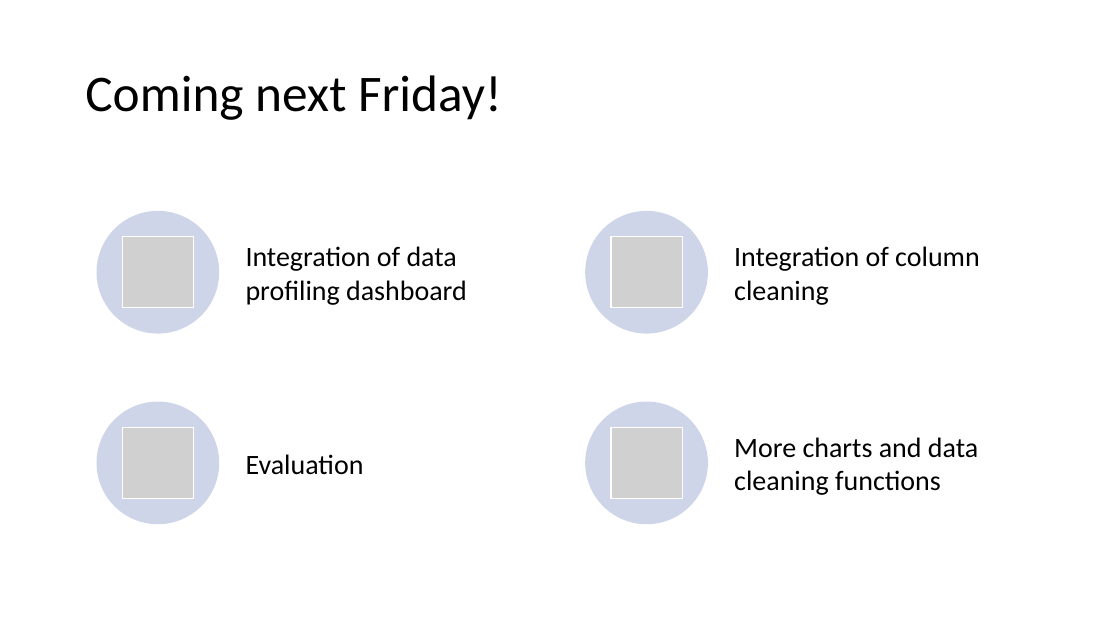
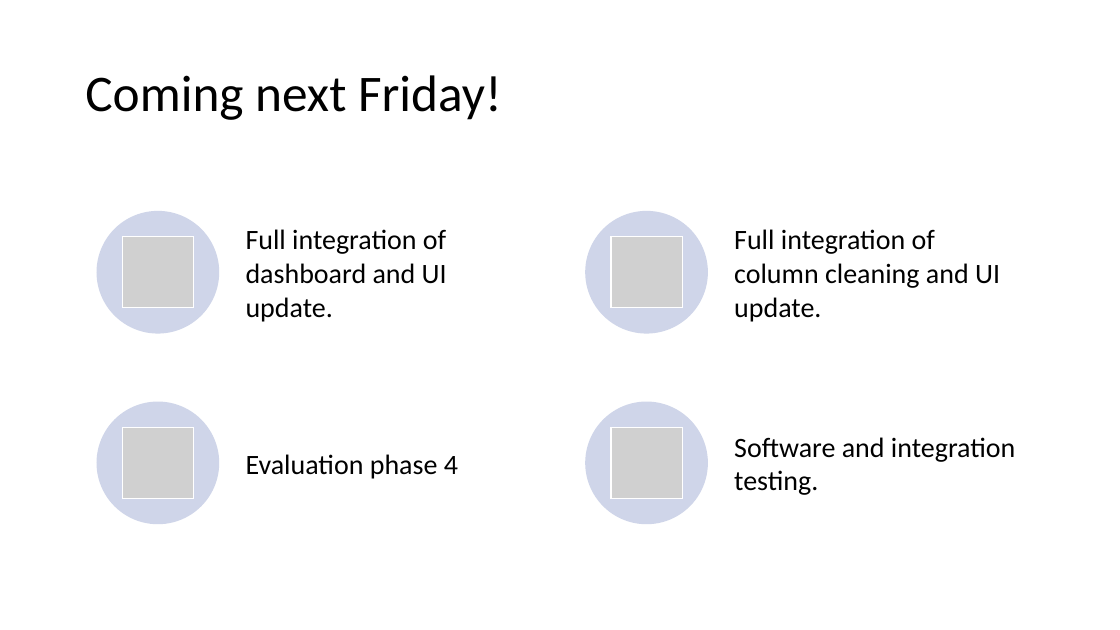
Before and after one commit to SeanMcCrossanTUD/TUD-Group-Project, a slide deck: slide 4 of Project supporting Artifacts/Friday Presentations/presentation_Friday 10th.pptx. Drawn at 1120x630 pixels with LibreOffice and Linux fonts; fonts in the diff are those of the drawing; grey boxes stand for pictures. Boxes give left, top, right and bottom in pixels: in the first picture for what was removed or moved away, otherwise in the second. Text is boxed around its words. In the diff, an @@ line names an element or a change of style, - is before the commit and + after.

Commit message:
FAB-307: Friday presentation

```diff
--- a/Project supporting Artifacts/Friday Presentations/presentation_Friday 10th.pptx
+++ b/Project supporting Artifacts/Friday Presentations/presentation_Friday 10th.pptx
@@ text at (246, 229, 447, 322): text changed @@
-Integration of data profiling dashboard
+Full integration of dashboard and UI update.
@@ text at (734, 229, 1000, 322): text changed @@
-Integration of column cleaning
+Full integration of column cleaning and UI update.
@@ text at (734, 437, 1015, 495): text changed @@
-More charts and data cleaning functions
+Software and integration testing.
@@ text at (246, 454, 458, 479): text changed @@
-Evaluation
+Evaluation phase 4
```
Also in this commit, not shown: 2 other slides changed, 1 other file.
